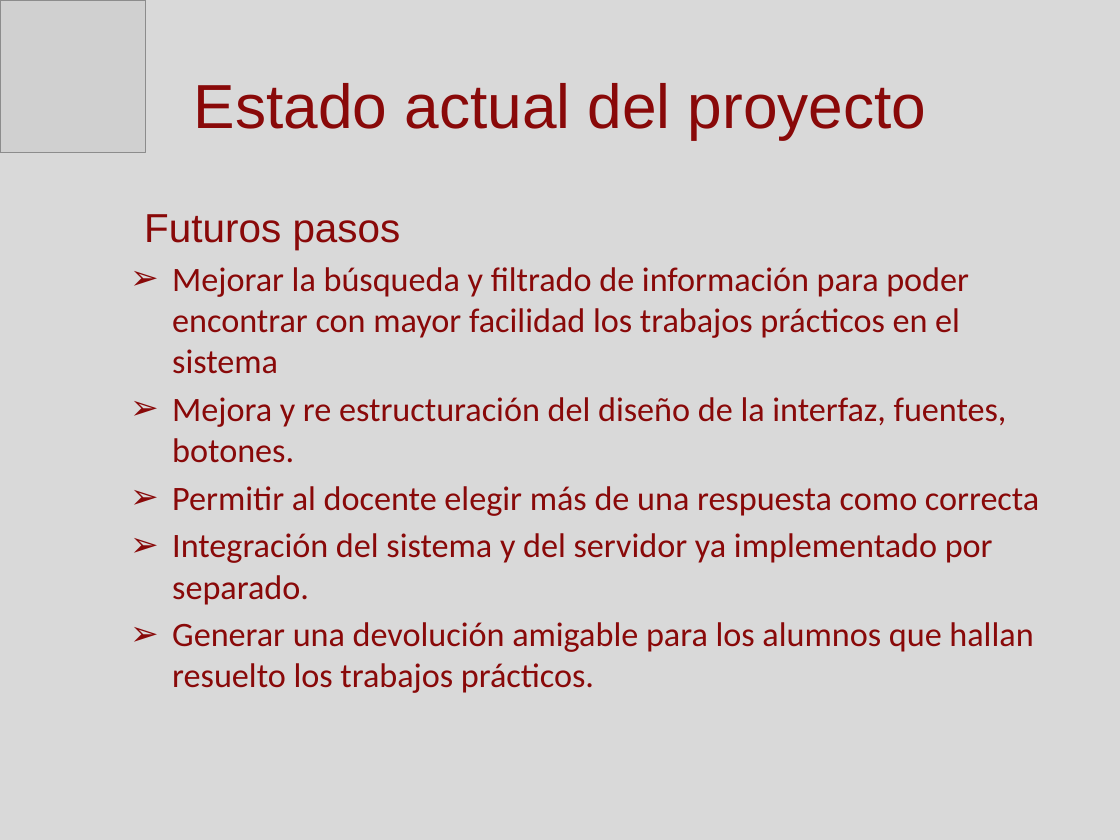
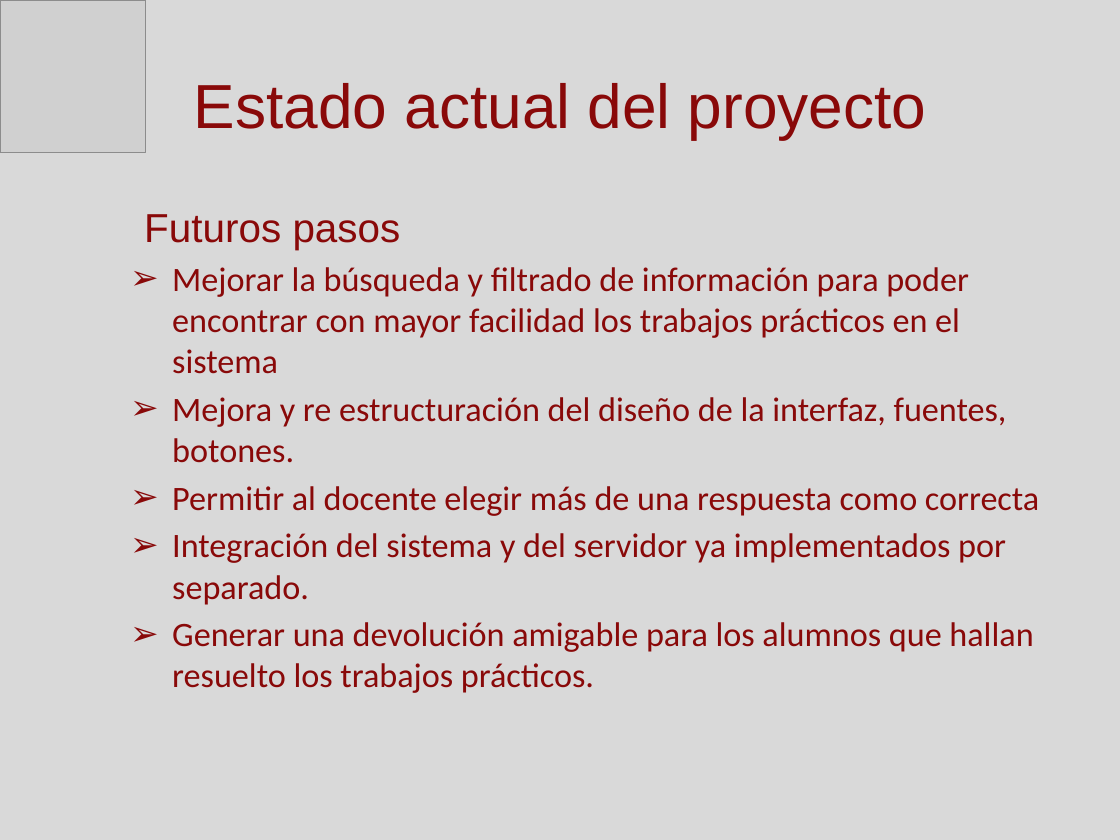
Before and after one commit to Skruptovski/SCTps, a slide deck: slide 39 of Documentación/Presentacion SCTPs.pptx (slide 27 before the commit). Drawn at 1120x840 pixels with LibreOffice and Linux fonts; fonts in the diff are those of the drawing; grey boxes stand for pictures. Boxes give left, top, right and bottom in pixels: in the first picture for what was removed or moved away, otherwise in the second. Text is boxed around its words. In the diff, an @@ line names an element or a change of style, - is before the commit and + after.

Commit message:
Actualización ppt

```diff
--- a/Documentación/Presentacion SCTPs.pptx
+++ b/Documentación/Presentacion SCTPs.pptx
@@ text at (x1=172, y1=533, x2=1006, y2=605): text changed @@
-➢ Integración del sistema y del servidor ya implementado por separado.
+➢ Integración del sistema y del servidor ya implementados por separado.
```
Also in this commit, not shown: 1 other slide changed, 13 slides added, 1 slide removed, 2 other files.
